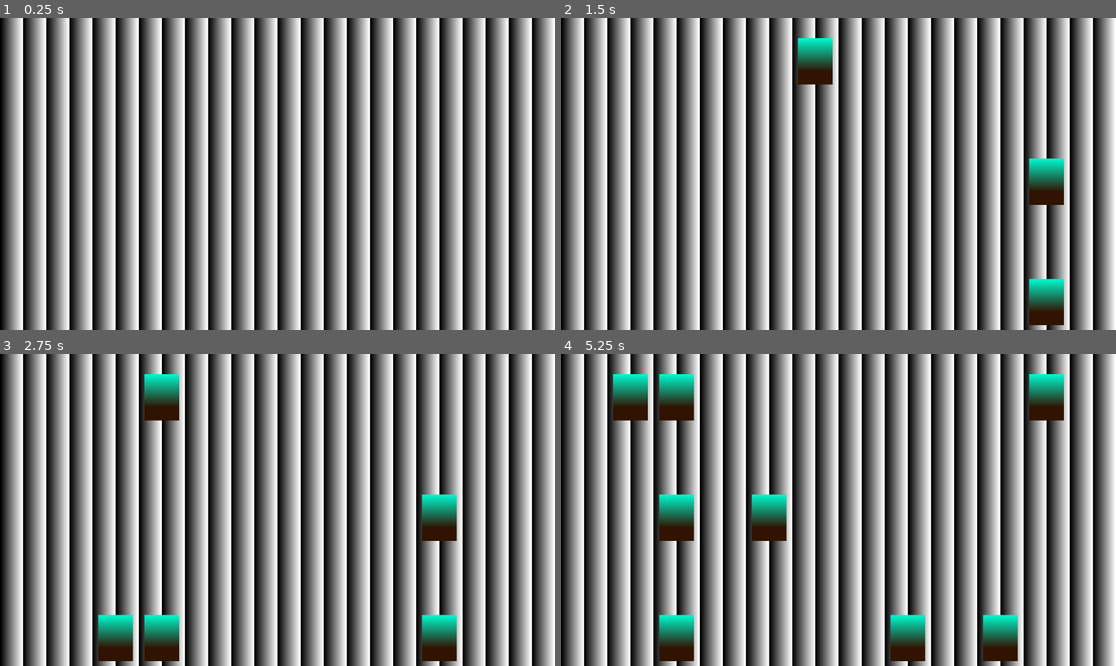
Above: before the commit, frames 1-4 (two rows, left to right).
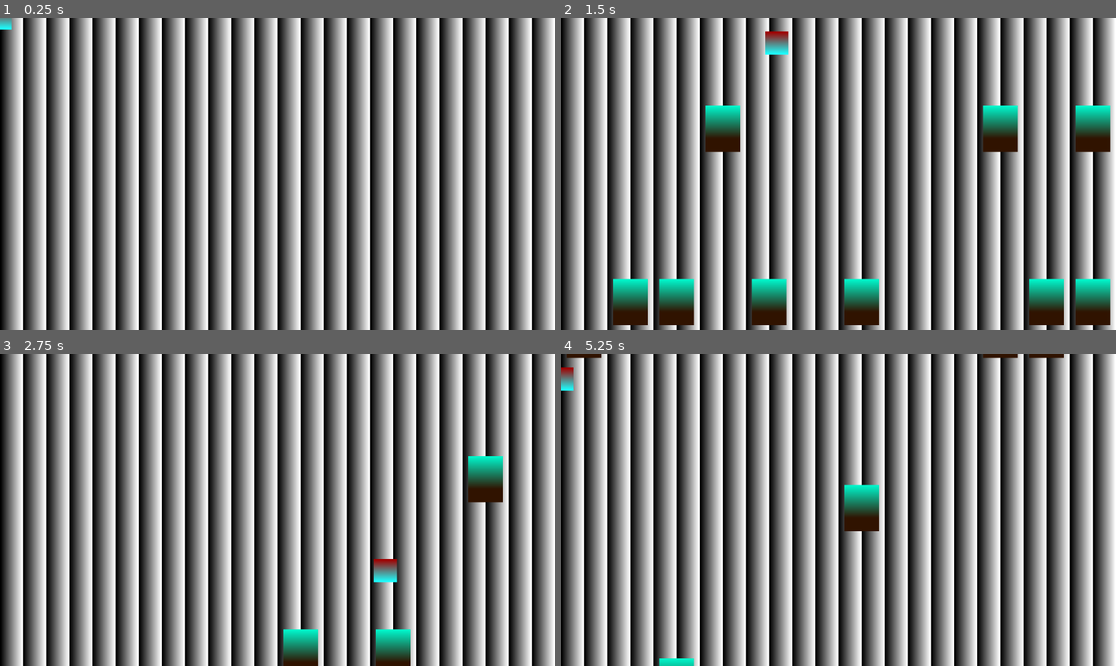
Above: after the commit, the same moments.

Repository: appellatebaton0/siege-9
Game: Godot game, scene res://scenes/main.tscn
Same seed, same stepped clock (60 frames per second), same inputs: the game is played once before the commit and once after it.
Inputs:
- Up to frame 1 (0.25 s): no input
- Up to frame 2 (1.5 s): tap Enter at 0.5 s; hold D (Right, bound only after the commit) 0.53-1.28 s; hold S (Down, bound only after the commit) from 1.28 s (still down)
- Up to frame 3 (2.75 s): release S (Down, bound only after the commit) at 2.03 s; hold D (Right, bound only after the commit) from 2.03 s (still down)
- Up to frame 4 (5.25 s): release D (Right, bound only after the commit) at 2.78 s; hold W (Up, bound only after the commit) 2.78-3.53 s; hold A (Left, bound only after the commit) 3.53-5.03 s; hold S (Down, bound only after the commit) from 5.03 s (still down)

The runs differ from the first frame. In frame 1, less than 0.1% of the frame differs, in the area x 0-3%, y 0-4%; in frame 2, 9.6%, in the area x 9-99%, y 4-99%; in frame 3, 7.3%; in frame 4, 8.9%.

Commit message:
v0.3 - Player

Diff:
--- a/project.godot
+++ b/project.godot
@@ -22,6 +22,34 @@
 [global_group]
 
 Camera=""
+Sleds=""
+
+[input]
+
+Left={
+"deadzone": 0.2,
+"events": [Object(InputEventKey,"resource_local_to_scene":false,"resource_name":"","device":-1,"window_id":0,"alt_pressed":false,"shift_pressed":false,"ctrl_pressed":false,"meta_pressed":false,"pressed":false,"keycode":0,"physical_keycode":65,"key_label":0,"unicode":97,"location":0,"echo":false,"script":null)
+, Object(InputEventKey,"resource_local_to_scene":false,"resource_name":"","device":-1,"window_id":0,"alt_pressed":false,"shift_pressed":false,"ctrl_pressed":false,"meta_pressed":false,"pressed":false,"keycode":0,"physical_keycode":4194319,"key_label":0,"unicode":0,"location":0,"echo":false,"script":null)
+]
+}
+Right={
+"deadzone": 0.2,
+"events": [Object(InputEventKey,"resource_local_to_scene":false,"resource_name":"","device":-1,"window_id":0,"alt_pressed":false,"shift_pressed":false,"ctrl_pressed":false,"meta_pressed":false,"pressed":false,"keycode":0,"physical_keycode":68,"key_label":0,"unicode":100,"location":0,"echo":false,"script":null)
+, Object(InputEventKey,"resource_local_to_scene":false,"resource_name":"","device":-1,"window_id":0,"alt_pressed":false,"shift_pressed":false,"ctrl_pressed":false,"meta_pressed":false,"pressed":false,"keycode":0,"physical_keycode":4194321,"key_label":0,"unicode":0,"location":0,"echo":false,"script":null)
+]
+}
+Up={
+"deadzone": 0.2,
+"events": [Object(InputEventKey,"resource_local_to_scene":false,"resource_name":"","device":-1,"window_id":0,"alt_pressed":false,"shift_pressed":false,"ctrl_pressed":false,"meta_pressed":false,"pressed":false,"keycode":0,"physical_keycode":87,"key_label":0,"unicode":119,"location":0,"echo":false,"script":null)
+, Object(InputEventKey,"resource_local_to_scene":false,"resource_name":"","device":-1,"window_id":0,"alt_pressed":false,"shift_pressed":false,"ctrl_pressed":false,"meta_pressed":false,"pressed":false,"keycode":0,"physical_keycode":4194320,"key_label":0,"unicode":0,"location":0,"echo":false,"script":null)
+]
+}
+Down={
+"deadzone": 0.2,
+"events": [Object(InputEventKey,"resource_local_to_scene":false,"resource_name":"","device":-1,"window_id":0,"alt_pressed":false,"shift_pressed":false,"ctrl_pressed":false,"meta_pressed":false,"pressed":false,"keycode":0,"physical_keycode":83,"key_label":0,"unicode":115,"location":0,"echo":false,"script":null)
+, Object(InputEventKey,"resource_local_to_scene":false,"resource_name":"","device":-1,"window_id":0,"alt_pressed":false,"shift_pressed":false,"ctrl_pressed":false,"meta_pressed":false,"pressed":false,"keycode":0,"physical_keycode":4194322,"key_label":0,"unicode":0,"location":0,"echo":false,"script":null)
+]
+}
 
 [layer_names]
 
--- a/scenes/main.tscn
+++ b/scenes/main.tscn
@@ -1,7 +1,8 @@
-[gd_scene load_steps=5 format=4 uid="uid://cqw4kq2kcvxmh"]
+[gd_scene load_steps=8 format=4 uid="uid://cqw4kq2kcvxmh"]
 
 [ext_resource type="Texture2D" uid="uid://coj1e57xe8st2" path="res://assets/textures/tileset.tres" id="1_0wfyh"]
 [ext_resource type="Script" uid="uid://vgqiqi0jmilg" path="res://scripts/sled_spawner.gd" id="2_sugp2"]
+[ext_resource type="Script" uid="uid://uaiplua24ldp" path="res://scripts/player.gd" id="3_sugp2"]
 
 [sub_resource type="TileSetAtlasSource" id="TileSetAtlasSource_jyhfs"]
 texture = ExtResource("1_0wfyh")
@@ -9,6 +10,15 @@
 
 [sub_resource type="TileSet" id="TileSet_tbgi4"]
 sources/0 = SubResource("TileSetAtlasSource_jyhfs")
+
+[sub_resource type="Gradient" id="Gradient_jyhfs"]
+colors = PackedColorArray(0.6313726, 0, 0, 1, 0.10980392, 1, 1, 1)
+
+[sub_resource type="GradientTexture2D" id="GradientTexture2D_tbgi4"]
+gradient = SubResource("Gradient_jyhfs")
+width = 16
+height = 16
+fill_to = Vector2(0, 1)
 
 [node name="Main" type="Node"]
 
@@ -23,4 +33,12 @@
 [node name="Node" type="Node" parent="."]
 script = ExtResource("2_sugp2")
 rows = 12
-interval = 0.4
+interval = 0.6
+
+[node name="CharacterBody2D" type="CharacterBody2D" parent="."]
+script = ExtResource("3_sugp2")
+
+[node name="CollisionShape2D" type="CollisionShape2D" parent="CharacterBody2D"]
+
+[node name="Sprite2D" type="Sprite2D" parent="CharacterBody2D"]
+texture = SubResource("GradientTexture2D_tbgi4")
--- /dev/null
+++ b/scripts/player.gd
@@ -0,0 +1,13 @@
+class_name Player extends CharacterBody2D
+
+@export var max_speed := 200.0
+@export var acceleration := 800.0
+
+func _physics_process(delta: float) -> void:
+
+	var direction := Input.get_vector("Left", "Right", "Up", "Down")
+
+	velocity.x = move_toward(velocity.x, max_speed * direction.x, acceleration * delta)
+	velocity.y = move_toward(velocity.y, max_speed * direction.y, acceleration * delta)
+
+	move_and_slide()
--- a/scripts/sled_spawner.gd
+++ b/scripts/sled_spawner.gd
@@ -28,16 +28,44 @@
 
 	return response
 
+var bag:Array
+func get_bag() -> int:
+	if len(bag) <= 0: bag = range(rows)
+
+	var i = randi_range(0, len(bag) - 1)
+
+	var v = bag[i]
+
+	bag.erase(v)
+
+	return v
+
 func get_random_row_position() -> Vector2:
 
 	@warning_ignore("integer_division")
-	var x:float = ROW_SIZE * randi_range(0, rows - 1) + (ROW_SIZE / 2)
+	var x:float = ROW_SIZE * get_bag() + (ROW_SIZE / 2)
 	var y:float = -100
 
 	return Vector2(x,y)
 
 func spawn_new():
 	var new = options.pick_random().instantiate()
+
+	var set_pos:Vector2
+	var sleds = get_tree().get_nodes_in_group("Sleds")
+	while true:
+		set_pos = get_random_row_position()
+
+		var min_dist = 32
+		for sled in sleds:
+			var dist = sled.global_position.distance_to(set_pos)
+			min_dist = min(min_dist, dist)
+
+		print(min_dist)
+
+		if min_dist > 31:
+			print("br")
+			break
 
 	add_child(new)
 	new.global_position = get_random_row_position()
@@ -46,5 +74,5 @@
 	time = move_toward(time, 0, delta)
 	if time <= 0:
 		time = interval
-		for i in range([1,1,1,1,2,2,3,1,1,1,1,2,2,3,rows].pick_random()):
+		for i in range([1,1,1,1,2,2,3,1,1,2,2,3,floor(rows /2)].pick_random()):
 			spawn_new()
Not shown, added: scripts/player.gd.uid
